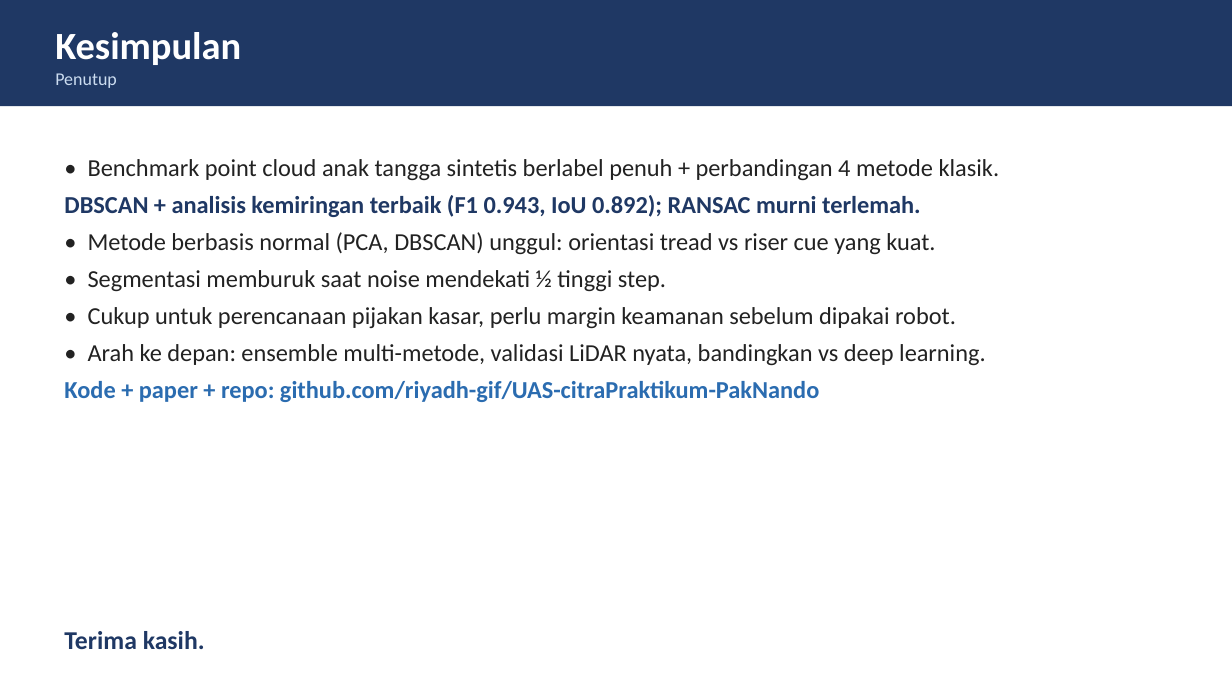
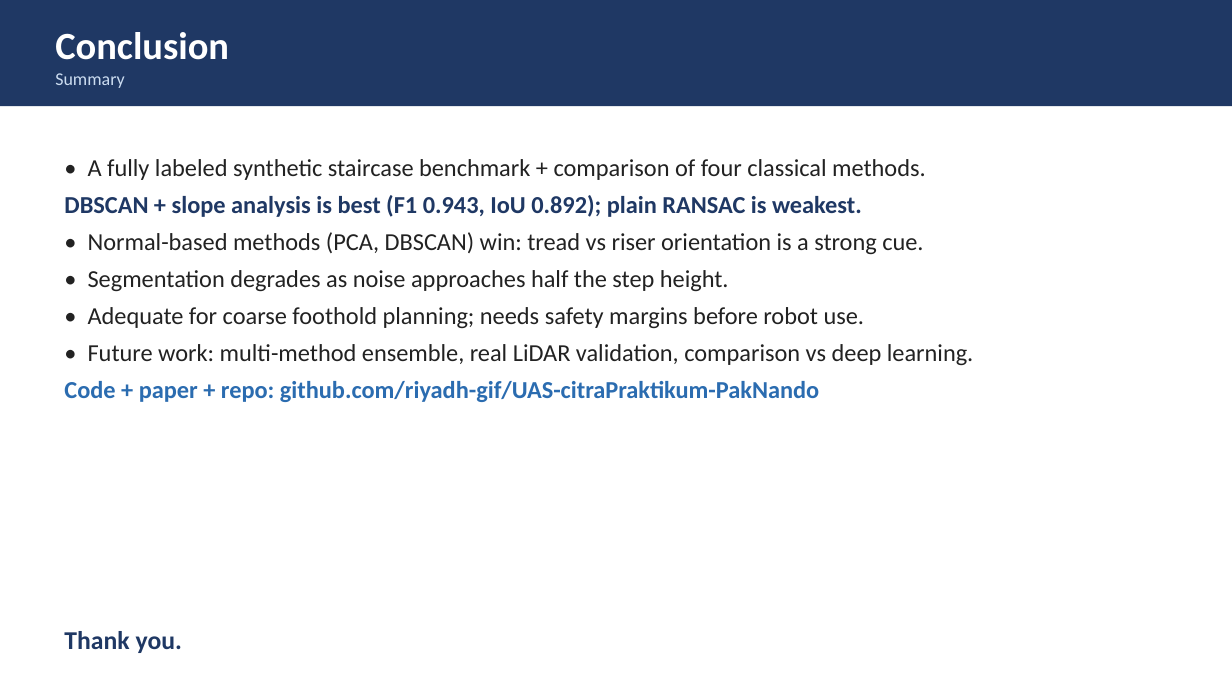
Before and after one commit to riyadh-gif/UAS-citraPraktikum-PakNando, a slide deck: slide 9 of slides/presentasi.pptx. Drawn at 1232x693 pixels with LibreOffice and Linux fonts; fonts in the diff are those of the drawing. Boxes give left, top, right and bottom in pixels: in the first picture for what was removed or moved away, otherwise in the second. Text is boxed around its words. In the diff, an @@ line names an element or a change of style, - is before the commit and + after.

```diff
--- a/slides/presentasi.pptx
+++ b/slides/presentasi.pptx
@@ text at (x1=55, y1=32, x2=229, y2=88): text changed @@
-Kesimpulan
-Penutup
+Conclusion
+Summary
@@ text at (x1=64, y1=159, x2=974, y2=402): text changed @@
-• Benchmark point cloud anak tangga sintetis berlabel penuh + perbandingan 4 metode klasik.
-DBSCAN + analisis kemiringan terbaik (F1 0.943, IoU 0.892); RANSAC murni terlemah.
-• Metode berbasis normal (PCA, DBSCAN) unggul: orientasi tread vs riser cue yang kuat.
-• Segmentasi memburuk saat noise mendekati ½ tinggi step.
-• Cukup untuk perencanaan pijakan kasar, perlu margin keamanan sebelum dipakai robot.
-• Arah ke depan: ensemble multi-metode, validasi LiDAR nyata, bandingkan vs deep learning.
-Kode + paper + repo: github.com/riyadh-gif/UAS-citraPraktikum-PakNando
+• A fully labeled synthetic staircase benchmark + comparison of four classical methods.
+DBSCAN + slope analysis is best (F1 0.943, IoU 0.892); plain RANSAC is weakest.
+• Normal-based methods (PCA, DBSCAN) win: tread vs riser orientation is a strong cue.
+• Segmentation degrades as noise approaches half the step height.
+• Adequate for coarse foothold planning; needs safety margins before robot use.
+• Future work: multi-method ensemble, real LiDAR validation, comparison vs deep learning.
+Code + paper + repo: github.com/riyadh-gif/UAS-citraPraktikum-PakNando
@@ text at (x1=64, y1=631, x2=182, y2=653): text changed @@
-Terima kasih.
+Thank you.
```
Also in this commit, not shown: 8 other slides changed, 2 other files.
